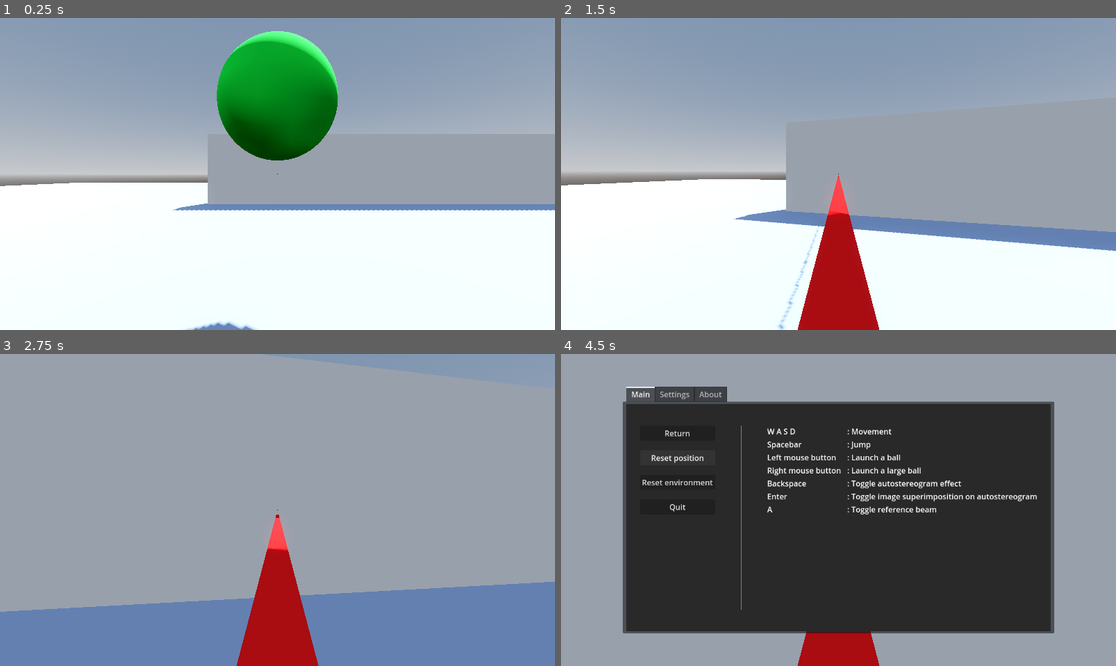
Above: before the commit, frames 1-4 (two rows, left to right).
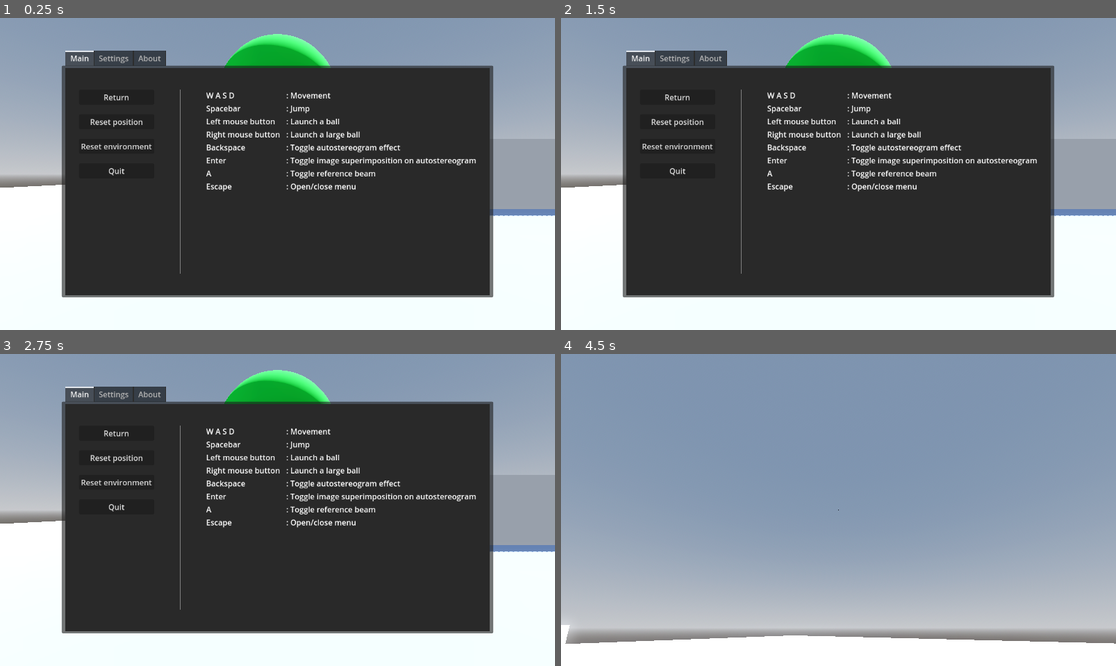
Above: after the commit, the same moments.

Repository: Thorneel/RealTimeAutostereogram
Game: Godot game, scene res://Scenes/MainScene/main_scene.tscn
Two runs of this game, one before a commit and one after it. Both use one fixed random seed, a clock stepped at 60 frames per second and the inputs below.
Inputs (mouse positions are in pixels of both pictures, inside the frame that each line leads up to):
- Up to frame 1 (0.25 s): no input
- Up to frame 2 (1.5 s): tap Enter (toggle_screen_in_autostereogram) at 0.5 s; move the mouse to (866, 174) at 0.52 s; hold W (forwards) from 0.53 s (still down); right-click (866, 174) at 0.6 s; tap Space (jump) at 0.77 s; move the mouse to (810, 174) at 1.27 s; tap Q (laser) at 1.35 s
- Up to frame 3 (2.75 s): keep holding W (forwards); tap Space (jump) at 1.52 s; move the mouse to (288, 503) at 2.02 s; click (288, 503) at 2.1 s
- Up to frame 4 (4.5 s): move the mouse to (832, 516) at 2.77 s; tap Backspace (toggle_autostereogram) at 2.85 s; tap Space (jump) at 3.02, 3.77 s; move the mouse to (877, 513) at 3.52 s; tap Enter (toggle_screen_in_autostereogram) at 3.6 s; tap Escape (menu) at 4.15 s; move the mouse to (672, 463) at 4.27 s; release W (forwards) at 4.28 s; hold A (left) from 4.28 s (still down); tap E (use) at 4.35 s

The runs differ from the first frame. In frame 1, 60% of the frame differs, in the area x 0-100%, y 4-100%; in frame 2, 63%; in frame 3, 79%; in frame 4, 83%, in the area x 0-100%, y 0-100%.

Commit message:
Menu is now open at start Added open/close menu command to command list displayed in menu Autostereogram effect is now on by default

Diff:
--- a/Scenes/MainScene/main_scene.gd
+++ b/Scenes/MainScene/main_scene.gd
@@ -23,6 +23,8 @@
 func _ready():
 	Events.connect("reset_environment", Callable(self, "_on_reset_environment"))
 
+	menu.toggle()
+
 
 # Called every frame. 'delta' is the elapsed time since the previous frame.
 func _process(_delta):
--- a/Scenes/Menu/menu.tscn
+++ b/Scenes/Menu/menu.tscn
@@ -116,6 +116,10 @@
 layout_mode = 2
 text = "A "
 
+[node name="EscapeLabel" type="Label" parent="TabContainer/Main/MarginContainer/HBoxContainer/KeyLabelContainer"]
+layout_mode = 2
+text = "Escape "
+
 [node name="CommandLabelContainer" type="VBoxContainer" parent="TabContainer/Main/MarginContainer/HBoxContainer"]
 layout_mode = 2
 
@@ -146,6 +150,10 @@
 [node name="ToggleBeamLabel" type="Label" parent="TabContainer/Main/MarginContainer/HBoxContainer/CommandLabelContainer"]
 layout_mode = 2
 text = " : Toggle reference beam"
+
+[node name="ToggleMenuLabel" type="Label" parent="TabContainer/Main/MarginContainer/HBoxContainer/CommandLabelContainer"]
+layout_mode = 2
+text = " : Open/close menu"
 
 [node name="Settings" type="Control" parent="TabContainer"]
 visible = false
--- a/Scenes/Player/player.tscn
+++ b/Scenes/Player/player.tscn
@@ -132,7 +132,6 @@
 transform = Transform3D(1, 0, 0, 0, 1, 0, 0, 0, 1, 0, 0.5, 0)
 
 [node name="ScreenProjectionMesh" parent="Camera3D" instance=ExtResource("2_3uow2")]
-visible = false
 
 [node name="ReticleSprite" type="Sprite3D" parent="Camera3D"]
 transform = Transform3D(1, 0, 0, 0, 1, 0, 0, 0, 1, 0, 0, -1)
Not shown: 8 places in Scenes/TestEnvironment/test_environment.tscn that only renumber resources
